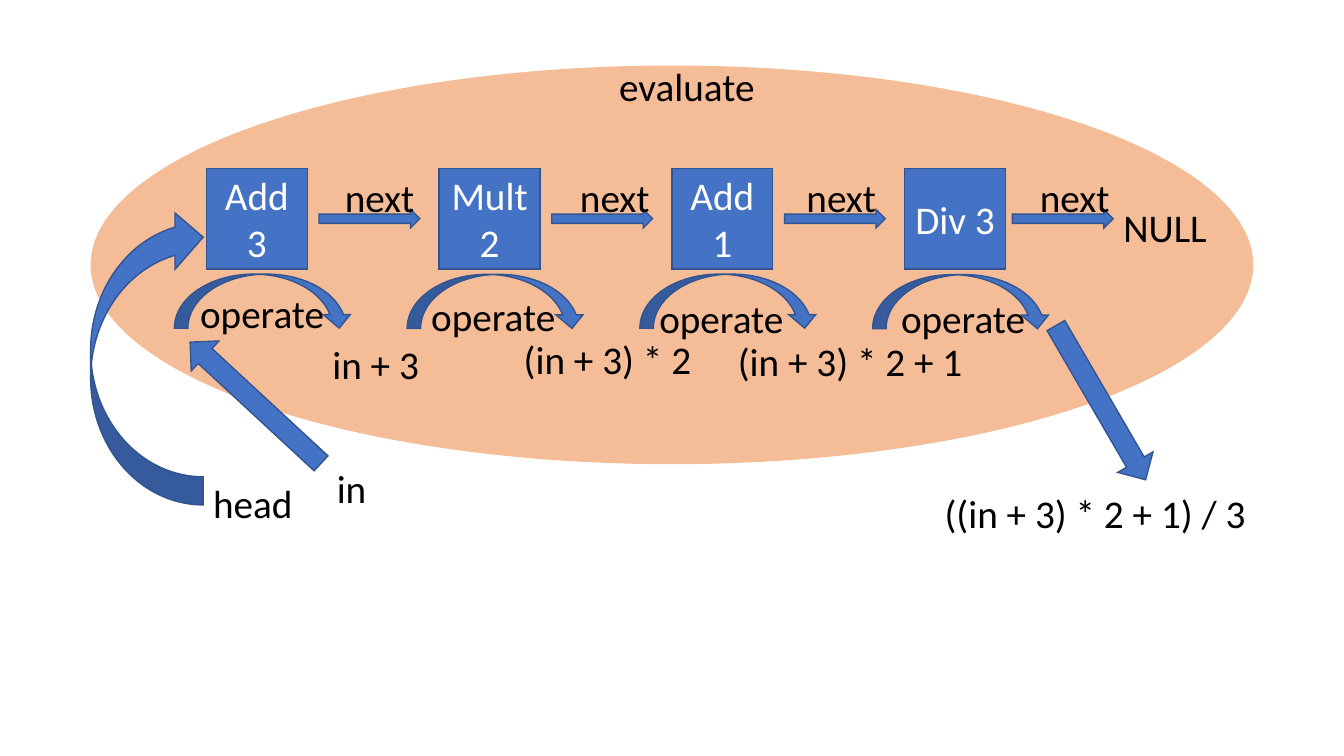
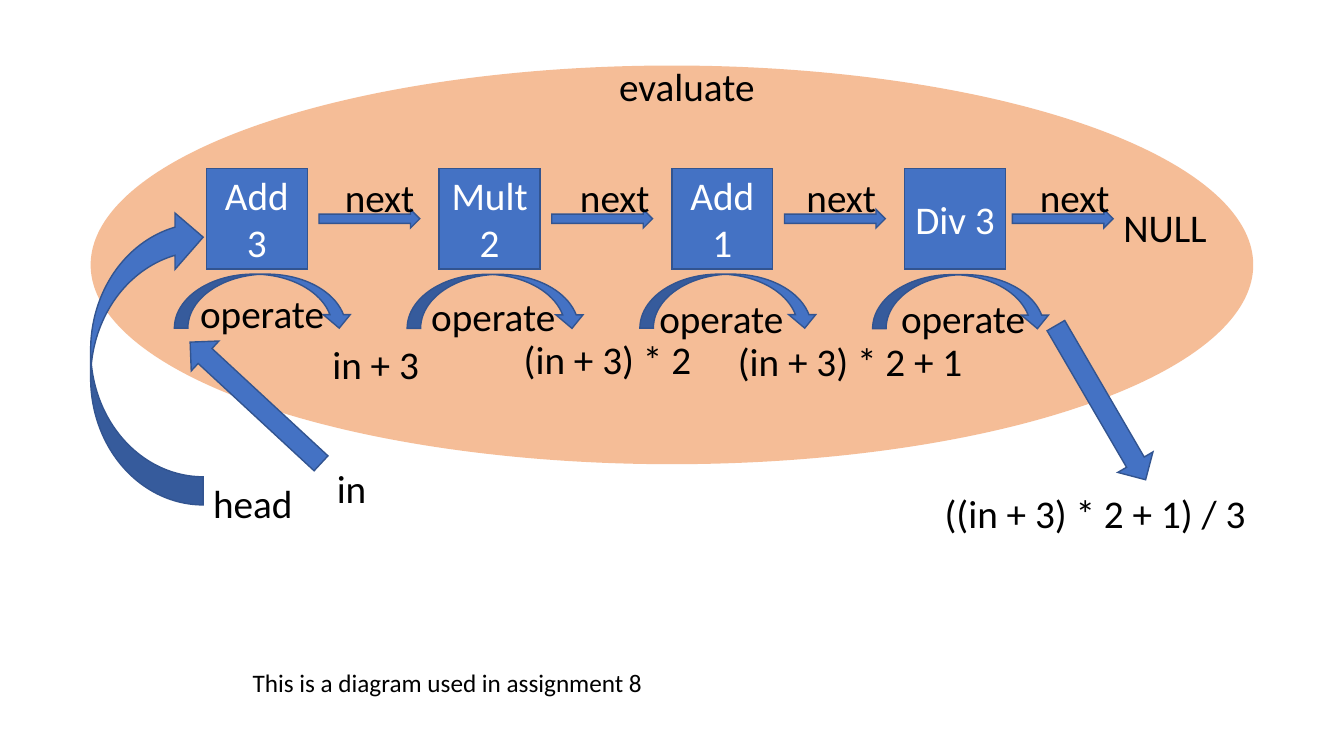
Before and after one commit to BlakeLazarine/SummerDesignInstitute, a slide deck: slide 32 of PointersLecture.pptx (slide 31 before the commit). Drawn at 1344x756 pixels with LibreOffice and Linux fonts; fonts in the diff are those of the drawing. Boxes give left, top, right and bottom in pixels: in the first picture for what was removed or moved away, otherwise in the second. Text is boxed around its words. In the diff, an @@ line names an element or a change of style, - is before the commit and + after.

Commit message:
assignment 7 complete

```diff
--- a/PointersLecture.pptx
+++ b/PointersLecture.pptx
@@ text added at <box>253,674,642,697</box>, 18 pt, text #000000 @@
+This is a diagram used in assignment 8
```
Also in this commit, not shown: 2 other slides changed, 1 slide added, 13 other files.
